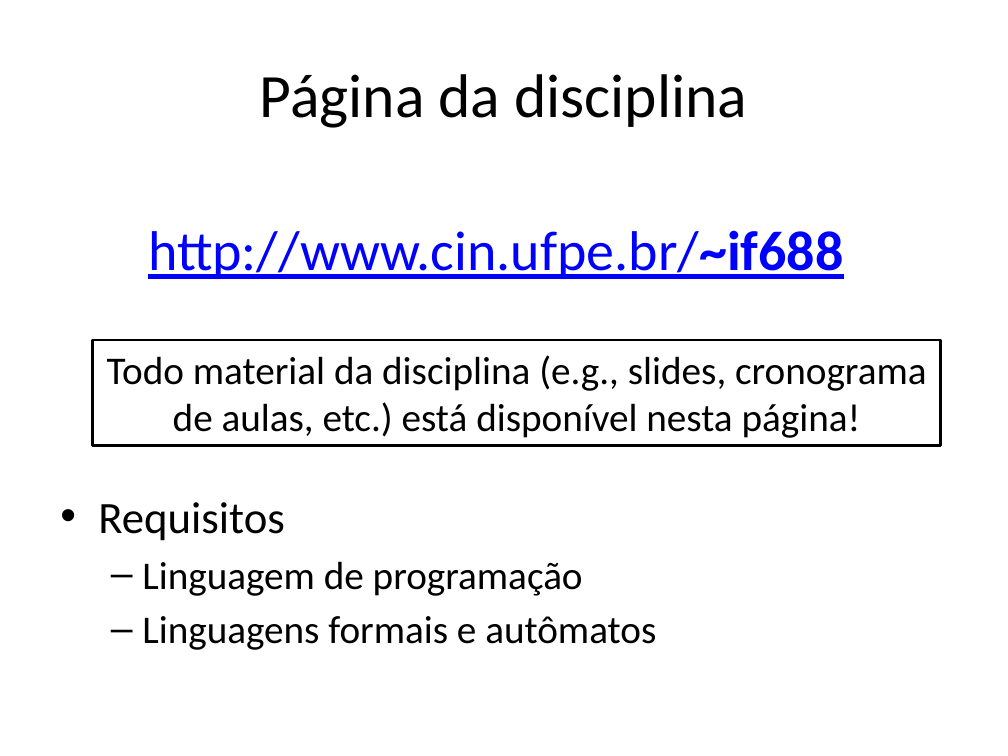
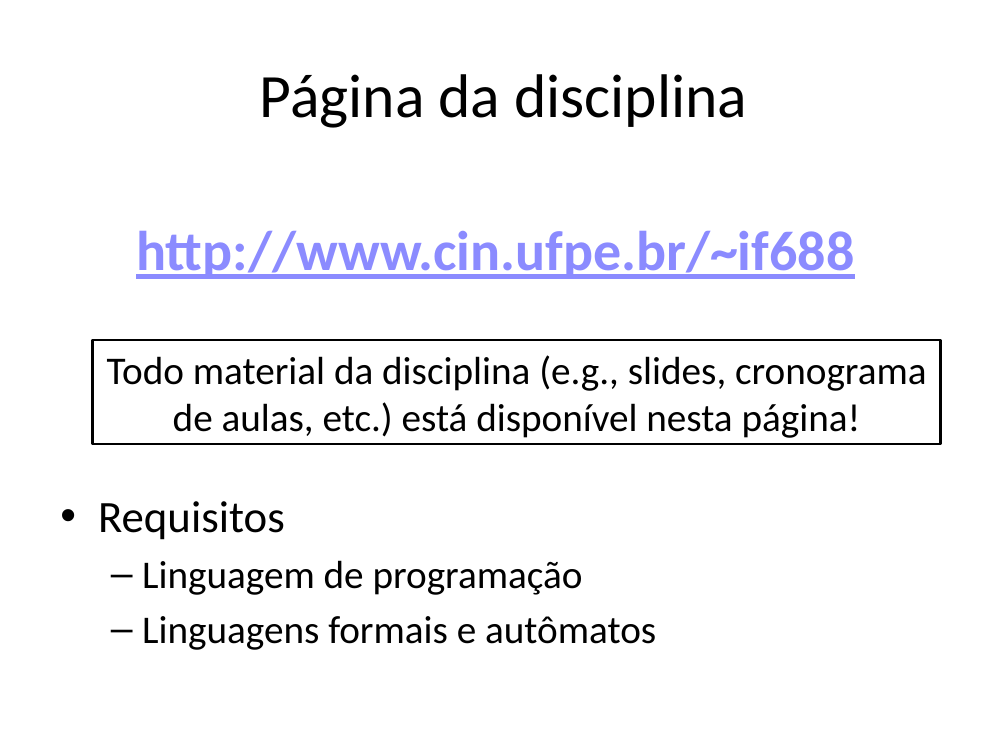
Before and after one commit to damorim/compilers-cin, a slide deck: slide 2 of slides-aulas/intro.pptx. Drawn at 1008x756 pixels with LibreOffice and Linux fonts; fonts in the diff are those of the drawing. Boxes give left, top, right and bottom in pixels: in the first picture for what was removed or moved away, otherwise in the second. Text is boxed around its words. In the diff, an @@ line names an element or a change of style, - is before the commit and + after.

```diff
--- a/slides-aulas/intro.pptx
+++ b/slides-aulas/intro.pptx
@@ text "http://www.cin.ufpe.br/~if688": place and size @@
-text "http://www.cin.ufpe.br/~if688" at <box>148,230,843,279</box>
+text "http://www.cin.ufpe.br/~if688" at <box>136,231,854,279</box>
@@ text "http://www.cin.ufpe.br/~if688" at <box>136,231,854,279</box>: text colour #0000FF to #8B8BFF; bold on in "http://www.cin.ufpe.br/~if688"; alignment centre to left; less space between paragraphs @@
@@ text "Requisitos" at <box>98,501,656,650</box>: indent changed @@
```
Also in this commit, not shown: 29 other slides changed.
